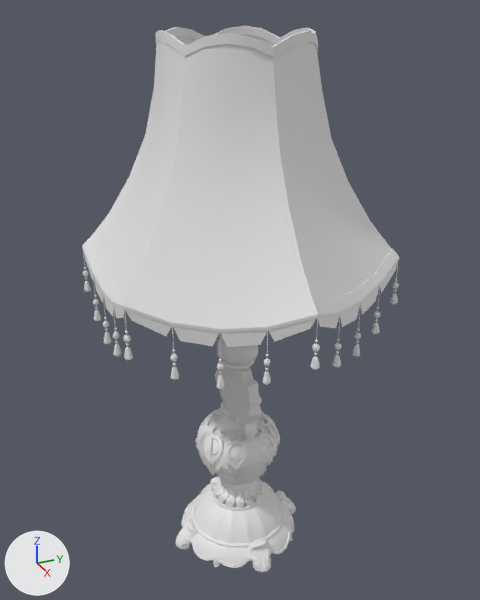
What one commit did to the OBJ model Hell2024/Hell2024/res/models/Lamp.obj.
Rendered twice from a camera (50 mm lens) standing at (0.631, -0.281, 0.651) and looking at (-0.007, 0.007, 0.332). Arrows for +X, +Y and +Z are at lower left; the lights stay in place. Where no turn or scale is listed for an object, it has been applied to the vertices.

In view in the first picture: 'Lamp'.
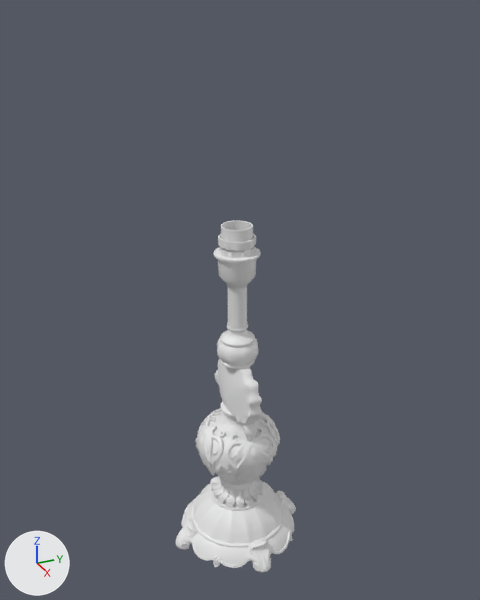
What changed in the scene script:
```text
Change me_lamp:
    used by ob_lamp; location = (0.0, 0.0, 0.0)
    remove me_lamp.from_pydata(...)  # 17940 vertices, 33802 faces; spans x -0.179..0.179, y -0.156..0.156, z 0.0..0.623
    add me_lamp.from_pydata(...)  # 12836 vertices, 25167 faces; spans x -0.087..0.087, y -0.088..0.087, z 0.0..0.425
    me_lamp part 1: 125 loose pieces with 5104 vertices, spanning x -0.179..0.179, y -0.156..0.156, z 0.313..0.623, are deleted
```

Where the change shows, as pixel boxes [x1, y1, x2, y2] in the pictures (480 x 600 px):
'Lamp', reshaped (62% narrower, 36% shorter): before [82, 26, 399, 573]; after [175, 221, 296, 573]
part 1 of me_lamp, deleted: before [82, 26, 399, 389]
